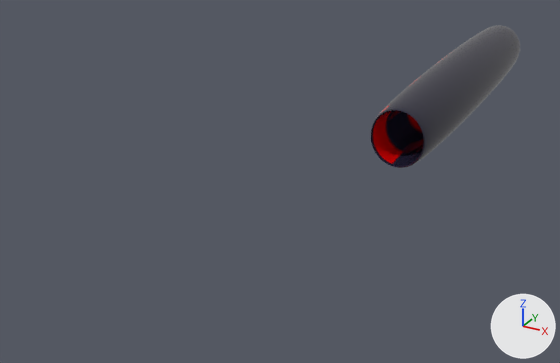
Two versions of the OBJ model Resources/tunnel/tunnel.obj, one commit apart.
Rendered twice from a 50 mm lens placed at (69.0, -246.0, 78.0), pointed at (-29.0, -69.0, -11.0). Arrows for +X, +Y and +Z are at lower right; the lights stay in place. Where no turn or scale is listed for an object, it has been applied to the vertices.

In view in the first picture: 'トーラス'.
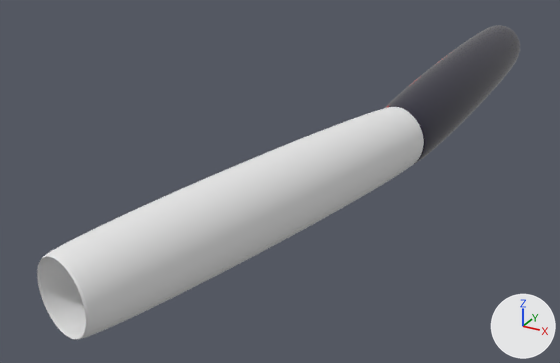
Changed parts and their boxes (x1, y1, x2, y2) in the pictures (560 x 363 px):
'トーラス.001_トーラス.004', added: after (37, 107, 424, 339)

What the commit changed:
Material 'None.003' (mat_none_003) is new.
Its base color is (0.8, 0.8, 0.8) (white #e7e7e7).
Its roughness is 1.0.
Mesh me_トーラス_001_トーラス_004 is new.
It has 9216 vertices, 18432 faces and spans x -33.6..7.7, y -160.1..-50.0, z -9.3..11.9.
It uses material mat_none_003 (white #e7e7e7).
Object 'トーラス.001_トーラス.004' (ob_トーラス_001_トーラス_004) is new; it shows me_トーラス_001_トーラス_004.
Its location is (0.0, 0.0, 0.0).
